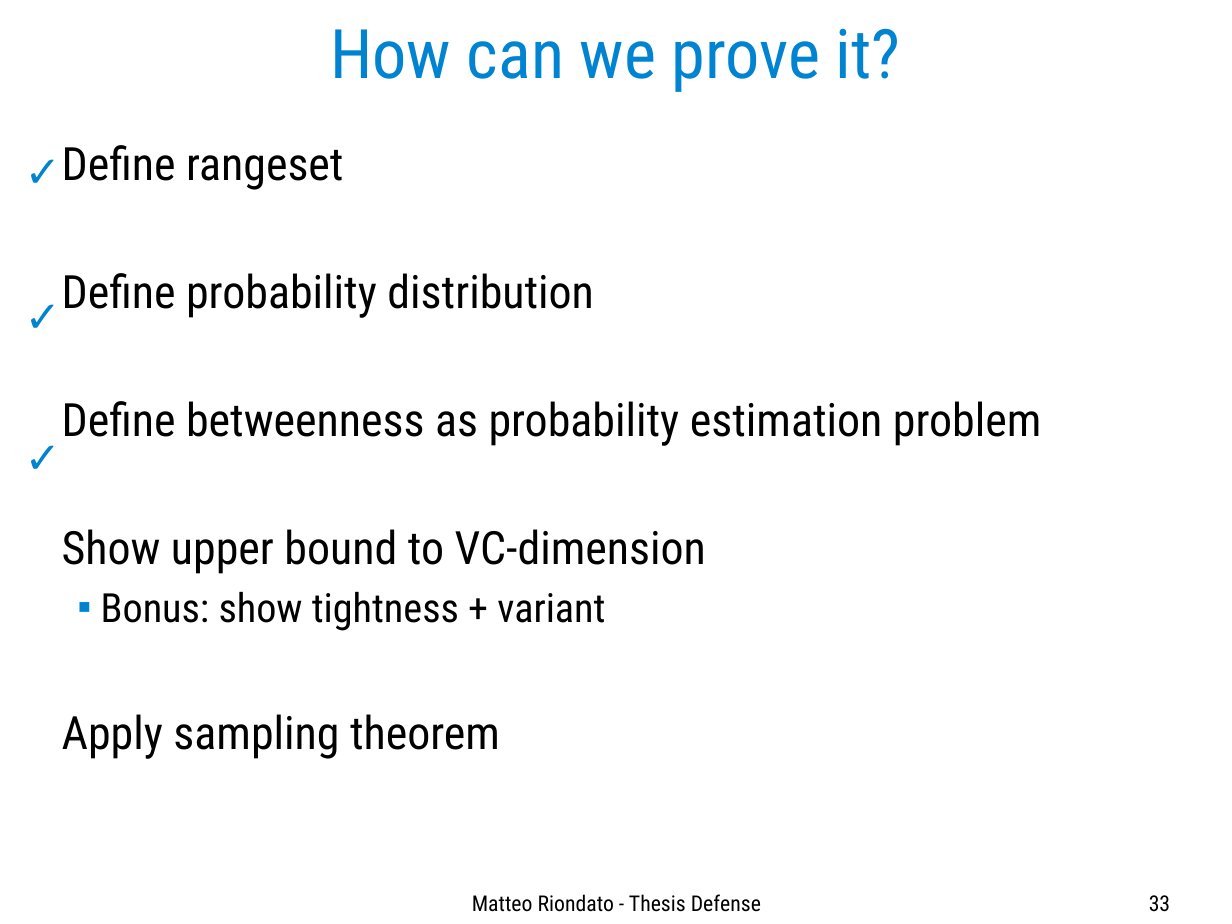
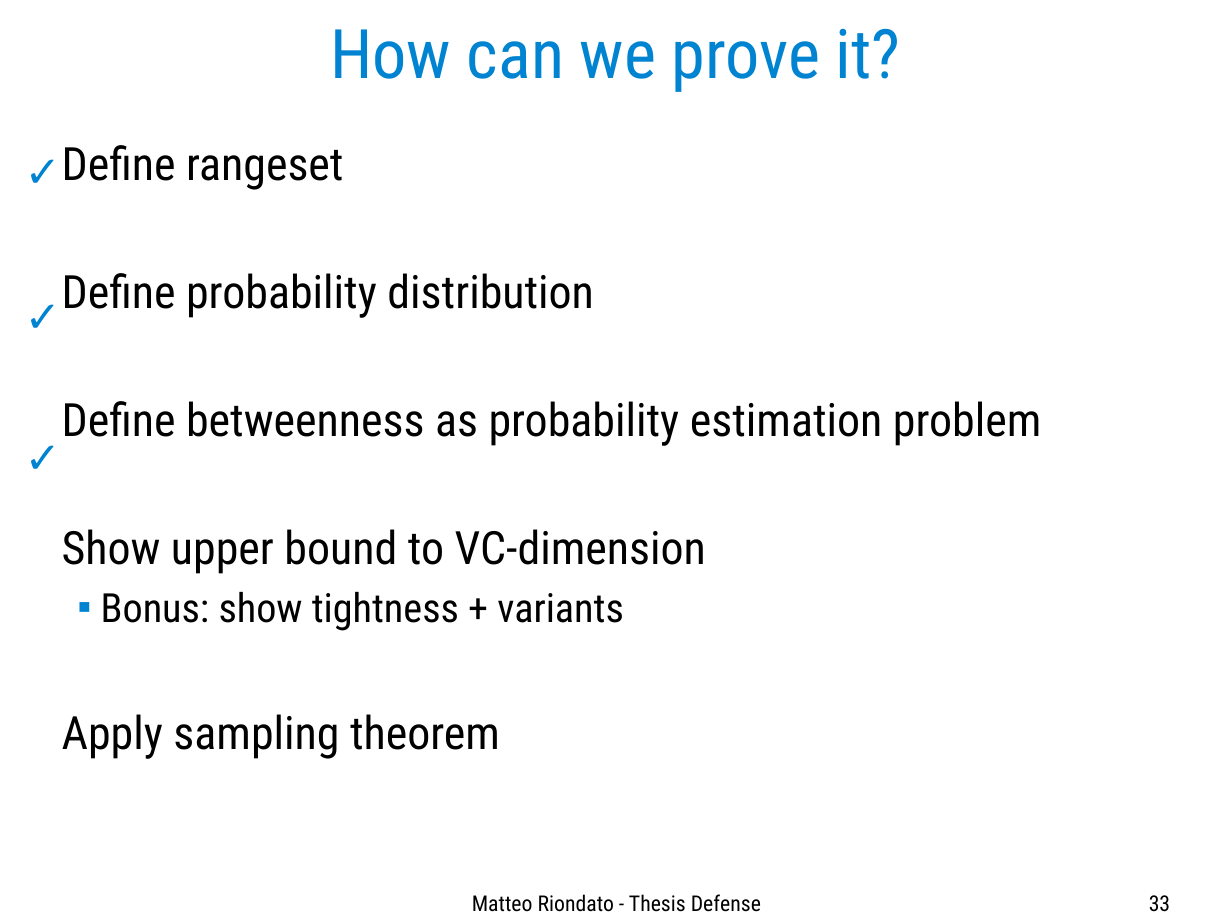
Before and after one commit to ZhizhongIsaacChen/dissertation, a slide deck: slide 33 of defense/Defense-talk.odp. Drawn at 1232x924 pixels with LibreOffice and Linux fonts; fonts in the diff are those of the drawing. Boxes give left, top, right and bottom in pixels: in the first picture for what was removed or moved away, otherwise in the second. Text is boxed around its words. In the diff, an @@ line names an element or a change of style, - is before the commit and + after.

```diff
--- a/defense/Defense-talk.odp
+++ b/defense/Defense-talk.odp
@@ text at <box>101,592,624,631</box>: text changed @@
-  ■ Bonus: show tightness + variant
+  ■ Bonus: show tightness + variants
```
Also in this commit, not shown: 21 other slides changed, 4 slides added, 2 slides removed, 3 other files.
